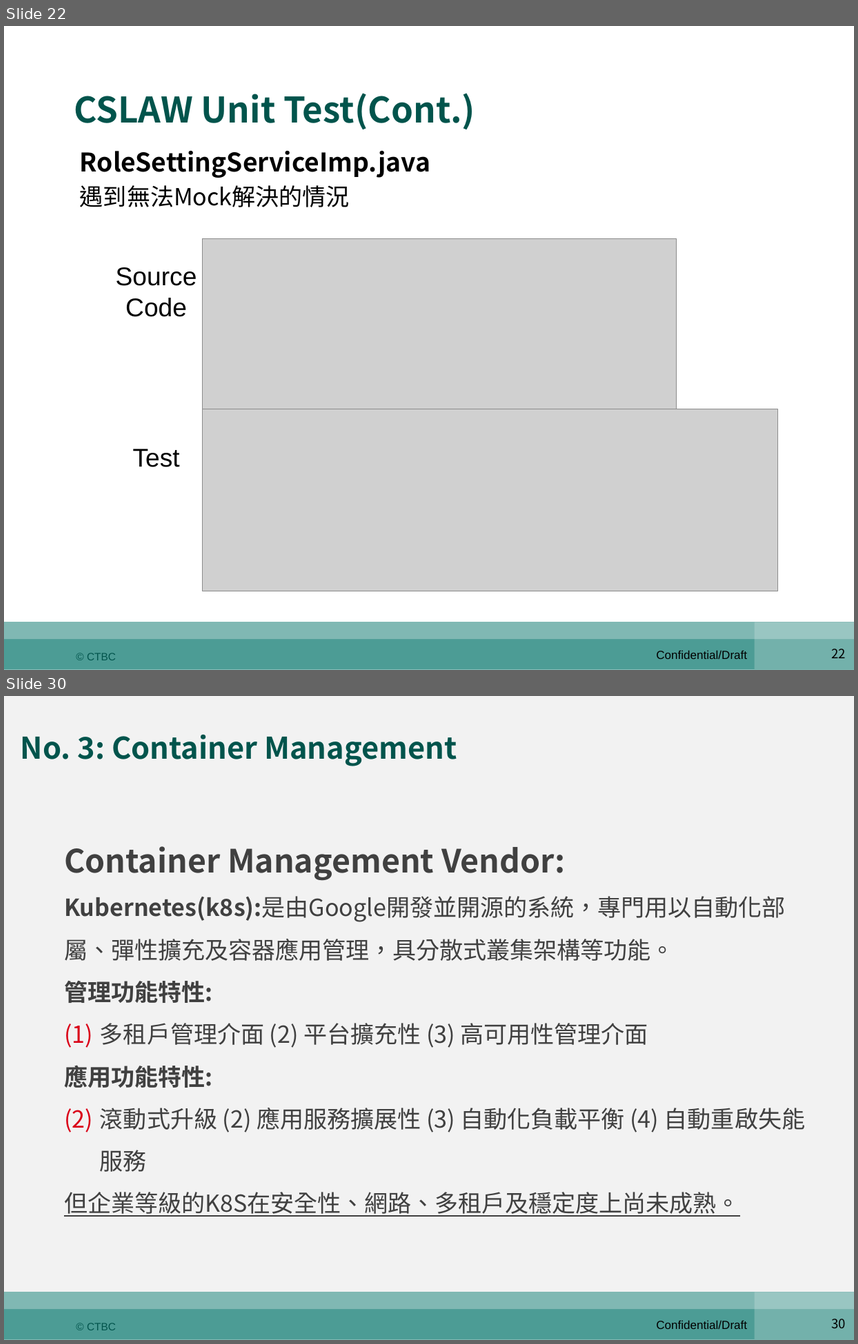
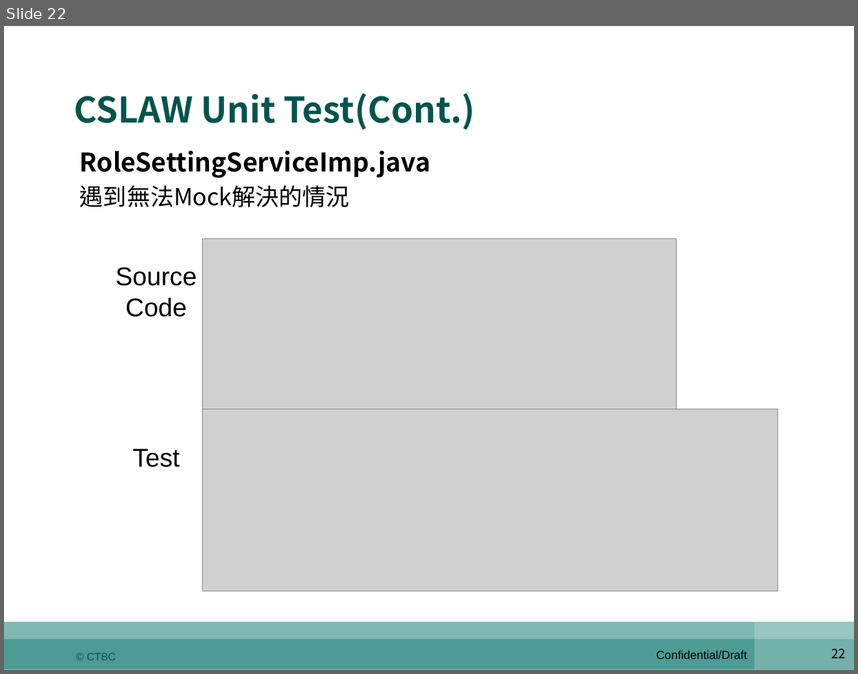
Before and after one commit to shaven105/duh, a slide deck: QQ2.pptx. Shown one above the other, each under a label of ours: slides 22 and 30 before the commit, slide 22 after it; the slides between them are not shown. The pictures are 858x1344 and 858x674 pixels, drawn with LibreOffice and Linux fonts; fonts in the diff are those of the drawing; grey boxes stand for pictures. Boxes give left, top, right and bottom in pixels: in the first picture for what was removed or moved away, otherwise in the second. Text is boxed around its words. In the diff, an @@ line names an element or a change of style, - is before the commit and + after.

```diff
--- a/QQ2.pptx
+++ b/QQ2.pptx
@@ slide 30 removed at [4, 696, 854, 1340], background #F2F2F2; not listed: 7 template elements that a slide beside it also shows @@
@@ title removed at [21, 735, 457, 766] @@
-No. 3: Container Management
@@ text removed at [64, 846, 805, 1217] @@
-Container Management Vendor:
-Kubernetes(k8s):是由Google開發並開源的系統，專門用以自動化部屬、彈性擴充及容器應用管理，具分散式叢集架構等功能。
-管理功能特性:
-(1) 多租戶管理介面 (2) 平台擴充性 (3) 高可用性管理介面
-應用功能特性:
-(1) 滾動式升級 (2) 應用服務擴展性 (3) 自動化負載平衡 (4) 自動重啟失能服務
-但企業等級的K8S在安全性、網路、多租戶及穩定度上尚未成熟。
```
Also in this commit, not shown: 6 slides changed, 4 slides added, 14 other slides removed, 3 other files.
